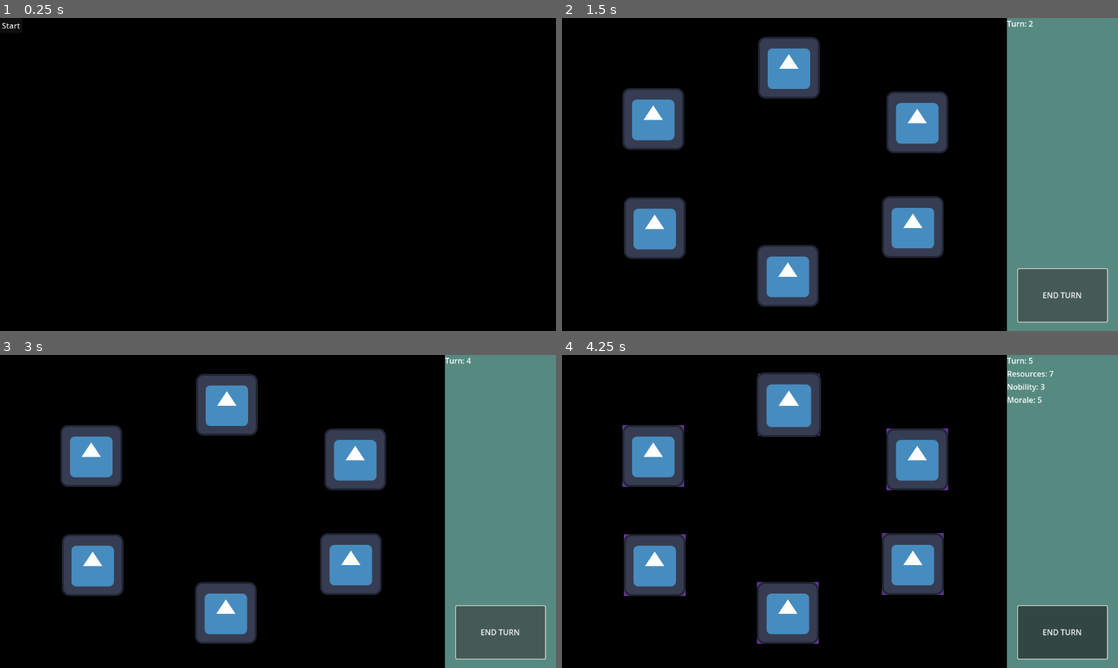
Above: before the commit, frames 1-4 (two rows, left to right).
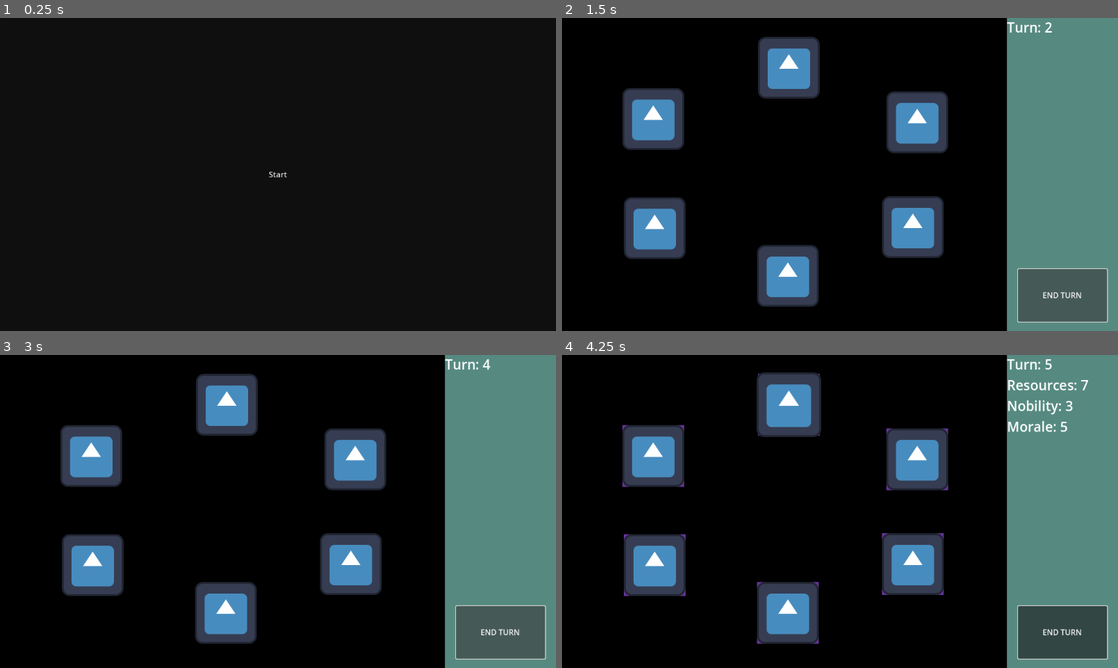
Above: after the commit, the same moments.

Repository: morganwynne/Cracking-Kingdom-Down
Game: Godot game, scene res://scenes/core.tscn
Two runs of this game, one before a commit and one after it. Both use one fixed random seed, a clock stepped at 60 frames per second and the inputs below. The engine's default icon, where the game draws it, is replaced by a stand-in: a white triangle on a blue panel in a dark square.
Inputs (mouse positions are in pixels of both pictures, inside the frame that each line leads up to):
- Up to frame 1 (0.25 s): no input
- Up to frame 2 (1.5 s): click "Start" at 0.5 s; click "END TURN" at 1.25 s
- Up to frame 3 (3 s): click "END TURN" at 2 s; click "END TURN" at 2.75 s
- Up to frame 4 (4.25 s): tap Enter at 3.5 s; move the mouse to (789, 405) at 3.52 s; press the mouse at (789, 405) at 3.53 s

The runs differ from the first frame. In frame 1, less than 0.1% of the frame differs, in the area x 0-52%, y 1-51%; in frame 2, 0.1%; in frame 3, 0.1%; in frame 4, 0.9%, in the area x 80-95%, y 0-25%.

Commit message:
Adjust text sizes

Diff:
--- /dev/null
+++ b/labelfont.tres
@@ -0,0 +1,4 @@
+[gd_resource type="LabelSettings" format=3 uid="uid://b4reibfcl703y"]
+
+[resource]
+font_size = 28
--- a/scenes/core.tscn
+++ b/scenes/core.tscn
@@ -10,17 +10,19 @@
 [node name="MainMenuUI" type="Control" parent="."]
 process_mode = 3
 layout_mode = 3
-anchors_preset = 0
-offset_right = 40.0
-offset_bottom = 40.0
+anchors_preset = 15
+anchor_right = 1.0
+anchor_bottom = 1.0
+grow_horizontal = 2
+grow_vertical = 2
 
-[node name="VBoxContainer" type="VBoxContainer" parent="MainMenuUI"]
-layout_mode = 0
-offset_right = 40.0
-offset_bottom = 40.0
-
-[node name="Start" type="Button" parent="MainMenuUI/VBoxContainer"]
-layout_mode = 2
+[node name="Start" type="Button" parent="MainMenuUI"]
+layout_mode = 1
+anchors_preset = 15
+anchor_right = 1.0
+anchor_bottom = 1.0
+grow_horizontal = 2
+grow_vertical = 2
 text = "Start"
 
-[connection signal="pressed" from="MainMenuUI/VBoxContainer/Start" to="." method="_on_start_game_pressed"]
+[connection signal="pressed" from="MainMenuUI/Start" to="." method="_on_start_game_pressed"]
--- a/scenes/game.tscn
+++ b/scenes/game.tscn
@@ -7,6 +7,7 @@
 [ext_resource type="Script" path="res://scripts/turn_label.gd" id="4_y5emj"]
 [ext_resource type="Script" path="res://scripts/turn_counter.gd" id="5_t813l"]
 [ext_resource type="Script" path="res://scripts/stats_label.gd" id="6_wr3k4"]
+[ext_resource type="LabelSettings" uid="uid://b4reibfcl703y" path="res://labelfont.tres" id="7_7d5uf"]
 
 [node name="Game" type="Node"]
 script = ExtResource("1_r0p67")
@@ -127,20 +128,24 @@
 
 [node name="TurnLabel" type="Label" parent="UI Sidebar/VBoxContainer" node_paths=PackedStringArray("turn_counter")]
 layout_mode = 2
+label_settings = ExtResource("7_7d5uf")
 script = ExtResource("4_y5emj")
 turn_counter = NodePath("../../../TurnCounter")
 
 [node name="ResourcesLabel" type="Label" parent="UI Sidebar/VBoxContainer"]
 layout_mode = 2
+label_settings = ExtResource("7_7d5uf")
 script = ExtResource("6_wr3k4")
 
 [node name="NobilityLabel" type="Label" parent="UI Sidebar/VBoxContainer"]
 layout_mode = 2
+label_settings = ExtResource("7_7d5uf")
 script = ExtResource("6_wr3k4")
 stat = 1
 
 [node name="MoraleLabel" type="Label" parent="UI Sidebar/VBoxContainer"]
 layout_mode = 2
+label_settings = ExtResource("7_7d5uf")
 script = ExtResource("6_wr3k4")
 stat = 2
 
Not shown: 1 places in scenes/game.tscn that only renumber resources
